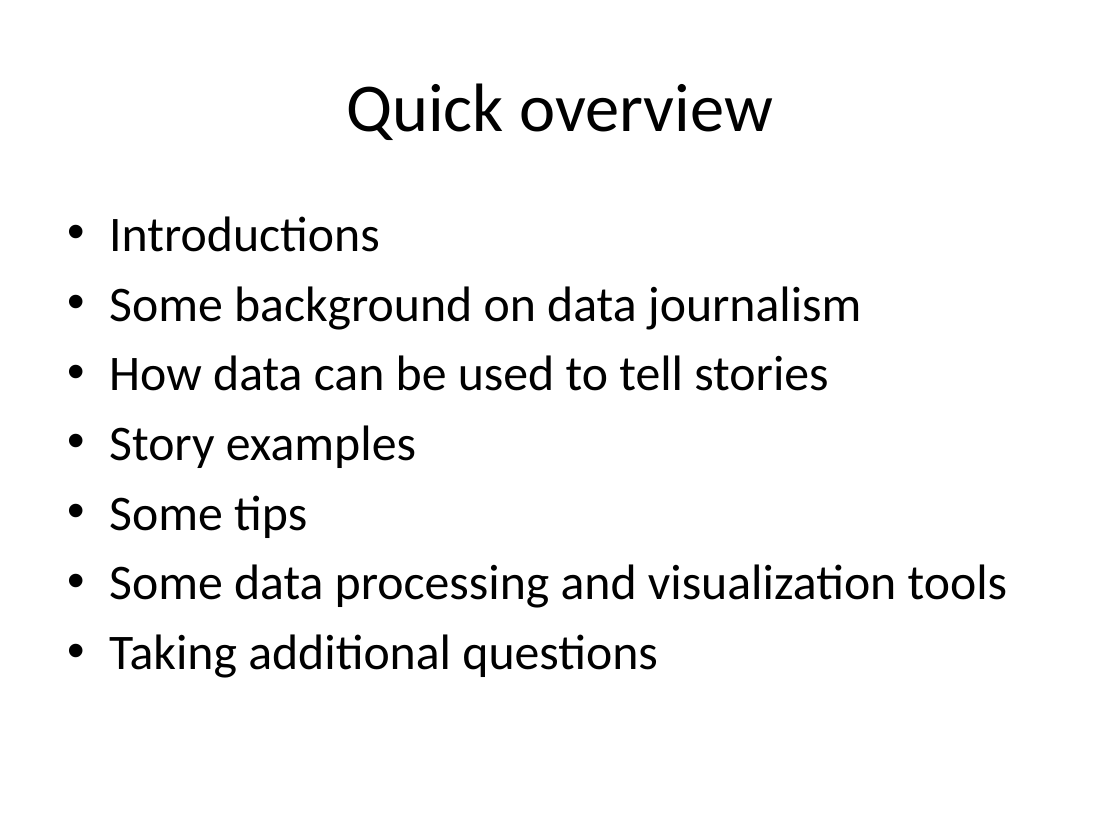
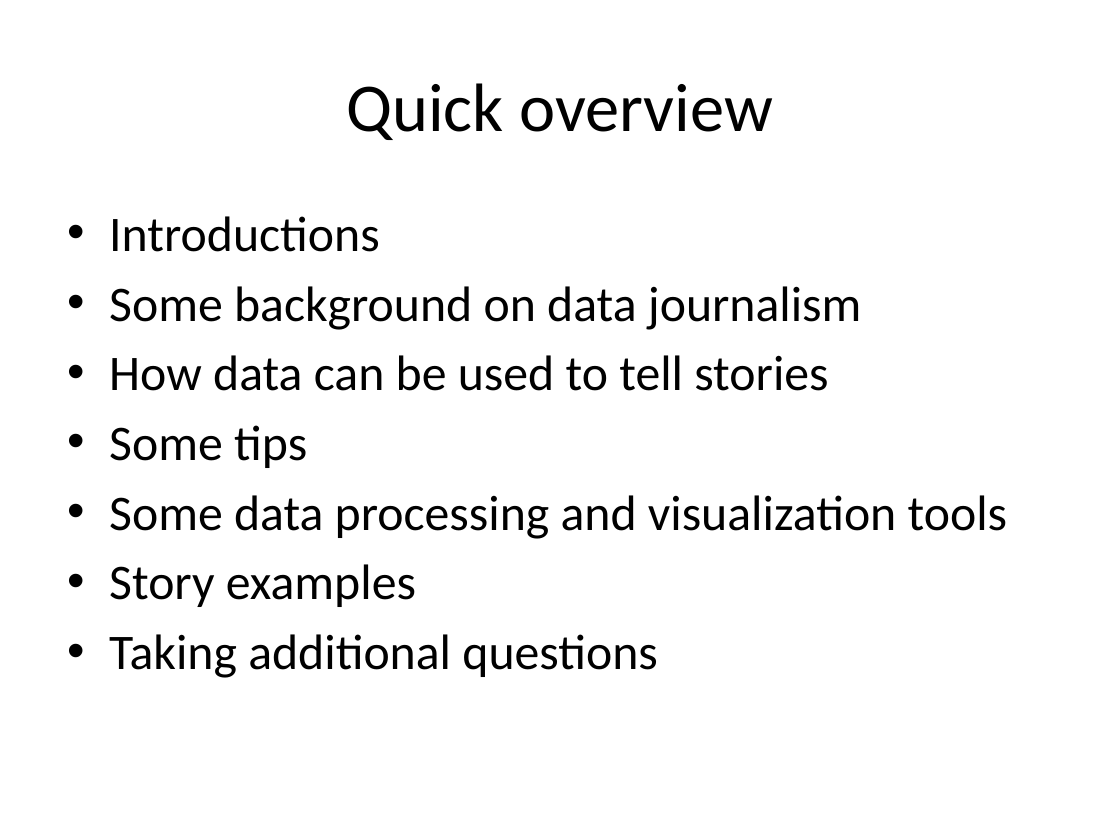
Before and after one commit to jeffhargarten/20181127-umn_class, a slide deck: slide 2 of data_presentation.pptx. Drawn at 1120x840 pixels with LibreOffice and Linux fonts; fonts in the diff are those of the drawing. Boxes give left, top, right and bottom in pixels: in the first picture for what was removed or moved away, otherwise in the second. Text is boxed around its words. In the diff, an @@ line names an element or a change of style, - is before the commit and + after.

```diff
--- a/data_presentation.pptx
+++ b/data_presentation.pptx
@@ text at bbox=[109, 425, 416, 468]: paragraph removed @@
-• Story examples
@@ text at bbox=[109, 564, 416, 607]: paragraph added @@
+• Story examples
```
Also in this commit, not shown: 4 other slides changed, 2 slides added.
